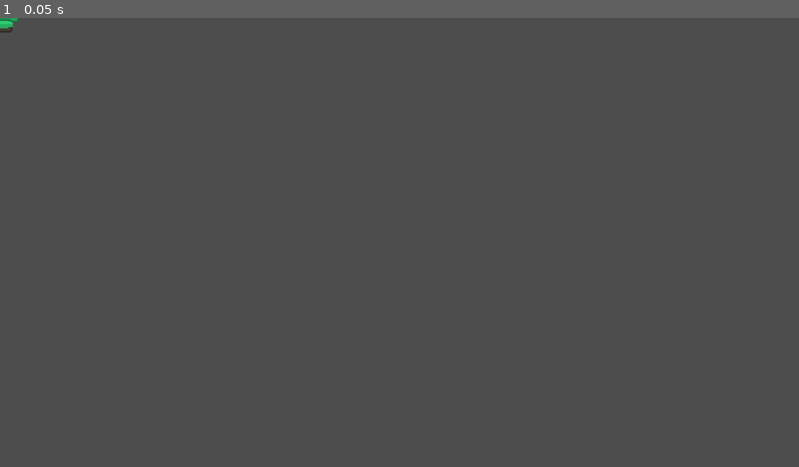
Above: before the commit, frame 1.
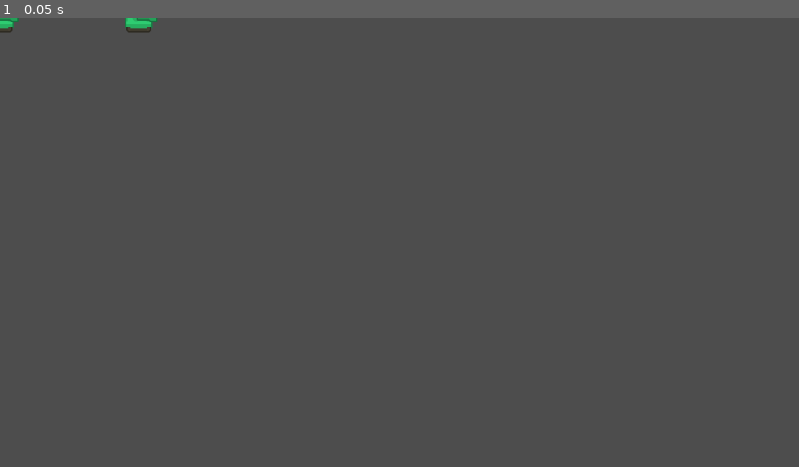
Above: after the commit, the same moment.

Repository: BrianMosbeux/Steel_Storm
Game: Godot game, scene res://scenes/main.tscn
Same seed, same stepped clock (60 frames per second), same inputs: the game is played once before the commit and once after it.
Inputs:
- Up to frame 1 (0.05 s): no input

The runs differ from the first frame. In frame 1, 0.1% of the frame differs, in the area x 15-20%, y 0-4%.

Commit message:
Create Enemy
Create enemy scene based on player scene
Detach player.gd script and detach weapon script from enemy weapon node
Add a _on_body_entered(body) signal function to the bullet scene and check if body has handle_hit() function

Diff:
--- a/scenes/bullet.tscn
+++ b/scenes/bullet.tscn
@@ -21,4 +21,5 @@
 one_shot = true
 autostart = true
 
+[connection signal="body_entered" from="." to="." method="_on_body_entered"]
 [connection signal="timeout" from="BulletTimer" to="." method="_on_bullet_timer_timeout"]
--- /dev/null
+++ b/scenes/enemy.tscn
@@ -0,0 +1,22 @@
+[gd_scene load_steps=5 format=3 uid="uid://e417i38tw8xv"]
+
+[ext_resource type="Script" path="res://scripts/enemy.gd" id="1_du53m"]
+[ext_resource type="Texture2D" uid="uid://dn5iiv23s65w8" path="res://assets/sprites/tankBody_green_outline.png" id="2_nkcxx"]
+[ext_resource type="PackedScene" uid="uid://b8bndbs0iyr2s" path="res://scenes/weapon.tscn" id="3_e8nf8"]
+
+[sub_resource type="RectangleShape2D" id="RectangleShape2D_ynfwj"]
+size = Vector2(40, 42)
+
+[node name="Enemy" type="CharacterBody2D"]
+script = ExtResource("1_du53m")
+
+[node name="TankBodySprite" type="Sprite2D" parent="."]
+rotation = -1.5708
+texture = ExtResource("2_nkcxx")
+
+[node name="CollisionShape2D" type="CollisionShape2D" parent="."]
+shape = SubResource("RectangleShape2D_ynfwj")
+
+[node name="Weapon" parent="." instance=ExtResource("3_e8nf8")]
+
+[connection signal="weapon_fired" from="Weapon" to="." method="_on_weapon_weapon_fired"]
--- a/scenes/main.tscn
+++ b/scenes/main.tscn
@@ -1,14 +1,18 @@
-[gd_scene load_steps=4 format=3 uid="uid://8k3dveuwrcqv"]
+[gd_scene load_steps=5 format=3 uid="uid://8k3dveuwrcqv"]
 
 [ext_resource type="PackedScene" uid="uid://ccbtfuru36i8s" path="res://scenes/player.tscn" id="1_2efj0"]
 [ext_resource type="Script" path="res://scripts/main.gd" id="1_qjmy5"]
 [ext_resource type="Script" path="res://scripts/bullet_manager.gd" id="2_5x1xw"]
+[ext_resource type="PackedScene" uid="uid://e417i38tw8xv" path="res://scenes/enemy.tscn" id="3_eeaeo"]
 
 [node name="Main" type="Node2D"]
 script = ExtResource("1_qjmy5")
 
 [node name="Player" parent="." instance=ExtResource("1_2efj0")]
 
+[node name="Enemy" parent="." instance=ExtResource("3_eeaeo")]
+position = Vector2(200, 0)
+
 [node name="BulletManager" type="Node2D" parent="."]
 script = ExtResource("2_5x1xw")
 
--- a/scripts/bullet.gd
+++ b/scripts/bullet.gd
@@ -12,12 +12,13 @@
 		var velocity = direction * speed
 		global_position += velocity * delta
 
-
 func set_direction(dir: Vector2):
 	direction = dir
 	rotation += dir.angle()
 
-
-
 func _on_bullet_timer_timeout():
 	queue_free()
+
+func _on_body_entered(body):
+	if body.has_method("handle_hit"):
+		body.handle_hit()
--- /dev/null
+++ b/scripts/enemy.gd
@@ -0,0 +1,8 @@
+extends CharacterBody2D
+class_name Enemy
+
+
+func _physics_process(delta):
+	pass
+
+	move_and_slide()
